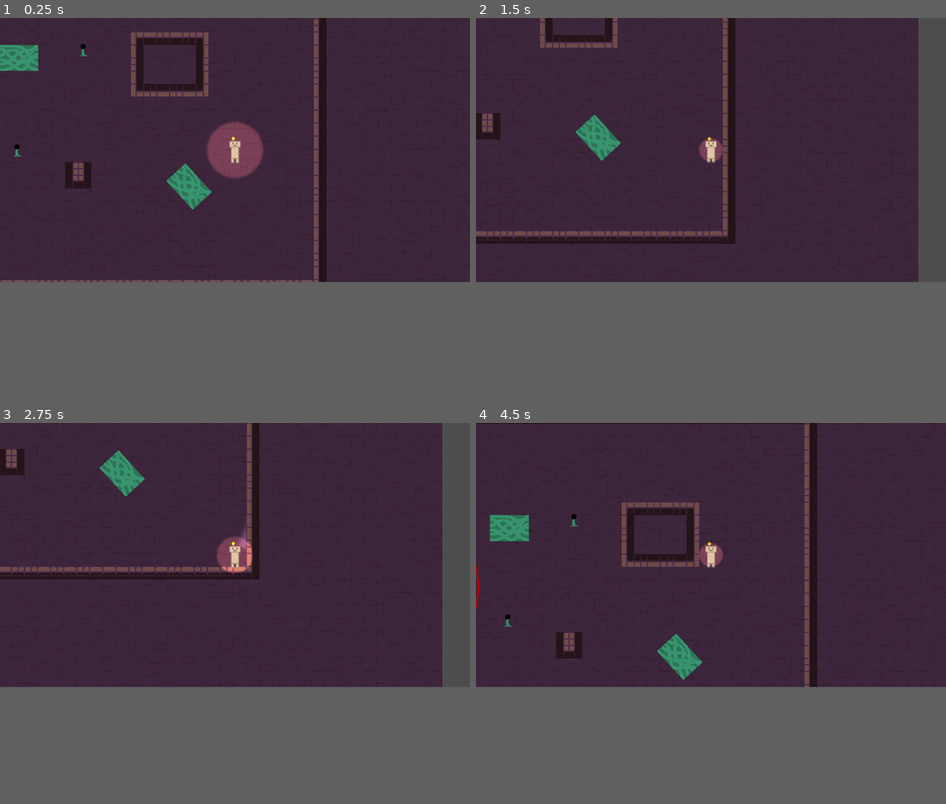
Above: before the commit, frames 1-4 (two rows, left to right).
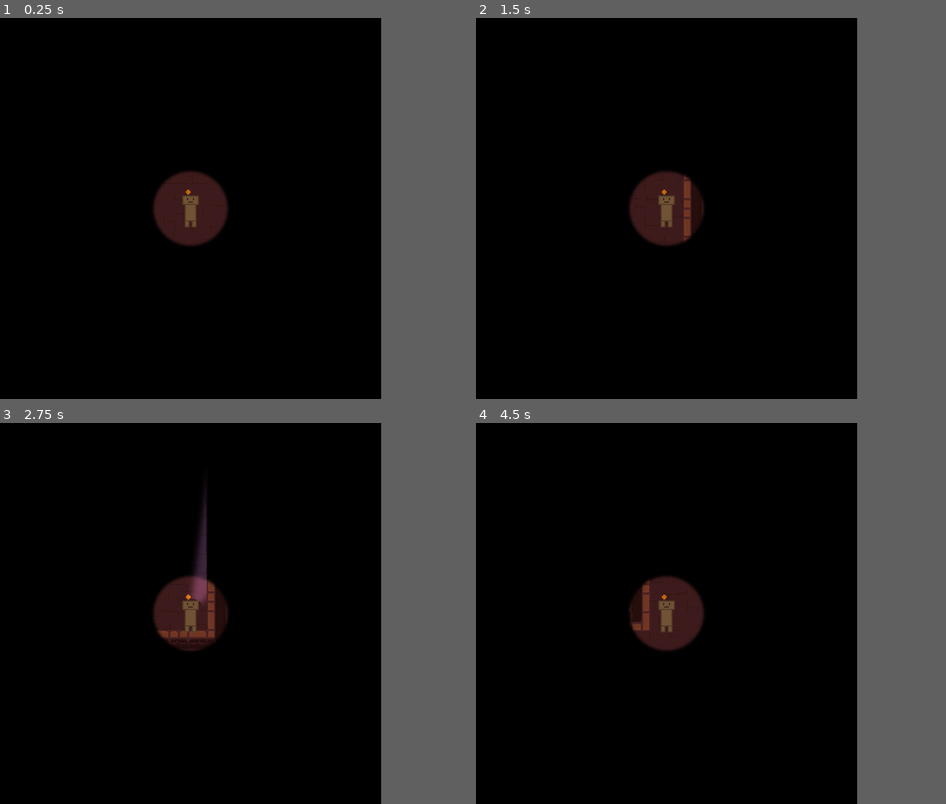
Above: after the commit, the same moments.

Repository: CookieCherith0969/GDM-Assignment-4
Game: Godot game, scene res://Scenes/test_scene.tscn
Two runs of this game, one before a commit and one after it. Both use one fixed random seed, a clock stepped at 60 frames per second and the inputs below.
Inputs (mouse positions are in pixels of both pictures, inside the frame that each line leads up to):
- Up to frame 1 (0.25 s): no input
- Up to frame 2 (1.5 s): move the mouse to (814, 136) at 0.52 s; hold D (Right) 0.53-1.28 s; hold Space (Light) 0.53-1.28 s; tap Enter at 1.25 s; move the mouse to (617, 162) at 1.27 s; hold S (Down) from 1.28 s (still down); tap Space (Light) at 1.35 s
- Up to frame 3 (2.75 s): move the mouse to (282, 495) at 2.02 s; release S (Down) at 2.03 s; hold D (Right) from 2.03 s (still down); hold Space (Light) from 2.03 s (still down)
- Up to frame 4 (4.5 s): move the mouse to (687, 609) at 2.77 s; release D (Right) at 2.78 s; release Space (Light) at 2.78 s; hold W (Up) 2.78-3.53 s; tap Space (Light) at 2.85, 4.35 s; move the mouse to (852, 594) at 3.52 s; hold Space (Light) 3.53-4.28 s; hold A (Left) from 3.53 s (still down); move the mouse to (570, 514) at 4.27 s
In our replay, the window is 799x449 before the commit and 648x648 after it. These sizes can differ from the game's own. Grey fills any space a smaller window leaves; there, only what the larger window draws over its background counts as a difference.

The runs differ from the first frame. In frame 1, 56% of the frame differs, in the area x 0-82%, y 0-70%; in frame 2, 60%, in the area x 0-100%, y 0-70%; in frame 3, 60%; in frame 4, 56%.

Commit message:
Blockable Areas

Diff:
--- /dev/null
+++ b/Scenes/BlockableArea.gd
@@ -0,0 +1,125 @@
+@tool
+extends Node2D
+
+signal target_entered(target)
+signal target_exited(target)
+
+@export_range(0,360)
+var angle : float = 360 : set = set_angle
+@export_range(2,200)
+var num_rays : int = 5 : set = set_rays
+@export_range(0.05, 500)
+var ray_range : float = 20 : set = set_range
+@export
+var active = true : set = set_active
+@export
+var hit_from_inside = false : set = set_inside
+@export
+var ray_mask : int = 1 : set = set_mask
+
+var rays : Array
+var targets : Array
+var prev_targets : Array
+
+var active_targets : Array
+
+func get_targets():
+	return active_targets
+
+# Called when the node enters the scene tree for the first time.
+func _ready():
+	active = active
+	angle = angle
+	num_rays = num_rays
+	ray_range = ray_range
+	hit_from_inside = hit_from_inside
+	ray_mask = ray_mask
+
+# Called every frame. 'delta' is the elapsed time since the previous frame.
+func _physics_process(delta):
+	if Engine.is_editor_hint():
+		return
+
+	if rays.size() == 0:
+		return
+	if not active:
+		return
+	prev_targets = targets.duplicate()
+	targets.clear()
+
+	for ray in rays:
+		ray.clear_exceptions()
+		ray.force_raycast_update()
+		while ray.is_colliding():
+			var target = ray.get_collider()
+			if is_instance_of(target, TileMap):
+				break
+			if (not target in targets) and (target.has_method(&"on_lit")):
+				targets.append(target)
+				if not target in prev_targets:
+					active_targets.append(target)
+					target_entered.emit(target)
+			if target.get_collision_layer_value(1):
+				break
+			else:
+				ray.add_exception(target)
+			ray.force_raycast_update()
+
+	for target in prev_targets:
+		if not target in targets:
+			active_targets.erase(target)
+			target_exited.emit(target)
+
+func set_angle(val : float):
+	angle = val
+
+	var i : float = 0
+	for ray in rays:
+		ray.rotation_degrees = (i/(num_rays-1) * angle)-(angle/2)
+		i += 1
+
+
+func set_rays(val : int):
+	num_rays = val
+
+	rays.clear()
+	for child in get_children():
+		child.queue_free()
+
+	for i in range(num_rays):
+		var new_ray := RayCast2D.new()
+		new_ray.enabled = false
+		new_ray.set_collision_mask_value(4, true)
+		new_ray.target_position.y = -ray_range
+		new_ray.rotation_degrees = ((float(i)/(num_rays-1)) * angle)-(angle/2)
+		new_ray.hit_from_inside = hit_from_inside
+		rays.append(new_ray)
+		add_child(new_ray)
+
+func set_range(val : float):
+	ray_range = val
+
+	for ray in rays:
+		ray.target_position.y = -ray_range
+
+func set_active(val : bool):
+	active = val
+
+	if not active:
+		for target in active_targets:
+			target_exited.emit(target)
+		active_targets.clear()
+		targets.clear()
+		prev_targets.clear()
+
+func set_inside(val : bool):
+	hit_from_inside = val
+
+	for ray in rays:
+		ray.hit_from_inside = hit_from_inside
+
+func set_mask(val : int):
+	ray_mask = val
+
+	for ray in rays:
+		ray.collision_mask = ray_mask
--- /dev/null
+++ b/Scenes/blockable_area.tscn
@@ -0,0 +1,7 @@
+[gd_scene load_steps=2 format=3 uid="uid://dnfv8l2scy5xo"]
+
+[ext_resource type="Script" path="res://Scenes/BlockableArea.gd" id="1_bjmq3"]
+
+[node name="BlockableArea" type="Node2D"]
+script = ExtResource("1_bjmq3")
+ray_range = null
--- a/Scenes/lampPlant.tscn
+++ b/Scenes/lampPlant.tscn
@@ -71,7 +71,7 @@
 
 [node name="GlowArea" parent="." instance=ExtResource("4_xqyf7")]
 num_rays = 101
-light_range = 180.0
+ray_range = 180.0
 active = false
 
 [connection signal="body_entered" from="DetectionArea" to="." method="_on_detection_area_body_entered"]
--- a/Scenes/light_area.tscn
+++ b/Scenes/light_area.tscn
@@ -1,8 +1,15 @@
-[gd_scene load_steps=2 format=3 uid="uid://dlh1negh16d0d"]
+[gd_scene load_steps=3 format=3 uid="uid://c6gqgh11is37s"]
 
 [ext_resource type="Script" path="res://Scripts/LightArea.gd" id="1_l1l7l"]
+[ext_resource type="PackedScene" uid="uid://dnfv8l2scy5xo" path="res://Scenes/blockable_area.tscn" id="2_e4h8p"]
 
 [node name="LightArea" type="Node2D"]
 script = ExtResource("1_l1l7l")
+ray_range = null
 
-[node name="RayCast2D" type="RayCast2D" parent="."]
+[node name="BlockableArea" parent="." instance=ExtResource("2_e4h8p")]
+ray_range = null
+ray_mask = 8
+
+[connection signal="target_entered" from="BlockableArea" to="." method="_on_blockable_area_target_entered"]
+[connection signal="target_exited" from="BlockableArea" to="." method="_on_blockable_area_target_exited"]
--- a/Scenes/player.tscn
+++ b/Scenes/player.tscn
@@ -27,11 +27,11 @@
 color = Color(1, 0.721569, 0.470588, 1)
 shadow_item_cull_mask = 0
 texture = ExtResource("3_i58oj")
-texture_scale = 0.8
+texture_scale = 0.7
 
 [node name="GlowArea" parent="." instance=ExtResource("4_bf3oi")]
 num_rays = 25
-light_range = 14.0
+ray_range = 14.0
 hit_from_inside = true
 
 [node name="Rotator" type="Node2D" parent="."]
@@ -51,13 +51,13 @@
 scale = Vector2(1.8, 1.8)
 angle = 33.48
 num_rays = 15
-light_range = 75.0
+ray_range = 75.0
 active = false
 
 [node name="EdgeArea" parent="Rotator" instance=ExtResource("4_bf3oi")]
 rotation = 1.5708
 angle = 200.0
 num_rays = 25
-light_range = 16.0
+ray_range = 16.0
 active = false
 hit_from_inside = true
--- a/Scenes/test_scene.tscn
+++ b/Scenes/test_scene.tscn
@@ -263,8 +263,7 @@
 metadata/_edit_lock_ = true
 
 [node name="Player" parent="." instance=ExtResource("2_wd4tq")]
-position = Vector2(816, 321)
-collision_mask = 5
+position = Vector2(814, 316)
 
 [node name="Enemy" parent="." instance=ExtResource("3_hggjy")]
 position = Vector2(414, 280)
@@ -285,5 +284,4 @@
 position = Vector2(531, 196)
 
 [node name="CanvasModulate" type="CanvasModulate" parent="."]
-visible = false
 color = Color(0, 0, 0, 1)
--- a/Scripts/LightArea.gd
+++ b/Scripts/LightArea.gd
@@ -6,97 +6,68 @@
 @export_range(2,200)
 var num_rays : int = 5 : set = set_rays
 @export_range(0.05, 500)
-var light_range : float = 20 : set = set_range
+var ray_range : float = 20 : set = set_range
 @export
 var active = true : set = set_active
 @export
 var hit_from_inside = false : set = set_inside
 
-var rays : Array
-var targets : Array
-var prev_targets : Array
+@onready
+var blockable_area = $BlockableArea
 
 # Called when the node enters the scene tree for the first time.
 func _ready():
 	active = active
 	angle = angle
 	num_rays = num_rays
-	light_range = light_range
+	ray_range = ray_range
+	hit_from_inside = hit_from_inside
 
-
-
-# Called every frame. 'delta' is the elapsed time since the previous frame.
-func _physics_process(delta):
-	if rays.size() == 0:
-		return
-	if not active:
-		return
-	prev_targets = targets.duplicate()
-	targets.clear()
-
-	for ray in rays:
-		ray.clear_exceptions()
-		ray.force_raycast_update()
-		while ray.is_colliding():
-			var target = ray.get_collider()
-			if is_instance_of(target, TileMap):
-				break
-			if (not target in targets) and (target.has_method(&"on_lit")):
-				targets.append(target)
-				if not target in prev_targets:
-					target.on_lit()
-			if target.get_collision_layer_value(1):
-				break
-			else:
-				ray.add_exception(target)
-			ray.force_raycast_update()
-
-	for target in prev_targets:
-		if not target in targets:
-			target.on_unlit()
+	blockable_area.ray_mask = 8
 
 func set_angle(val : float):
 	angle = val
 
-	var i : float = 0
-	for ray in rays:
-		ray.rotation_degrees = (i/(num_rays-1) * angle)-(angle/2)
-		i += 1
+	if not is_instance_valid(blockable_area):
+		return
+
+	blockable_area.angle = val
 
 
 func set_rays(val : int):
 	num_rays = val
 
-	rays.clear()
-	for child in get_children():
-		child.queue_free()
+	if not is_instance_valid(blockable_area):
+		return
 
-	for i in range(num_rays):
-		var new_ray := RayCast2D.new()
-		new_ray.enabled = false
-		new_ray.set_collision_mask_value(4, true)
-		new_ray.target_position.y = -light_range
-		new_ray.rotation_degrees = ((float(i)/(num_rays-1)) * angle)-(angle/2)
-		new_ray.hit_from_inside = hit_from_inside
-		rays.append(new_ray)
-		add_child(new_ray)
+	blockable_area.num_rays = val
 
 func set_range(val : float):
-	light_range = val
+	ray_range = val
 
-	for ray in rays:
-		ray.target_position.y = -light_range
+	if not is_instance_valid(blockable_area):
+		return
+
+	blockable_area.ray_range = val
 
 func set_active(val : bool):
 	active = val
 
-	if not active:
-		for target in targets:
-			target.on_unlit()
-		targets.clear()
+	if not is_instance_valid(blockable_area):
+		return
+
+	blockable_area.active = val
 
 func set_inside(val : bool):
 	hit_from_inside = val
 
-	for ray in rays:
-		ray.hit_from_inside = hit_from_inside
+	if not is_instance_valid(blockable_area):
+		return
+
+	blockable_area.hit_from_inside = val
+
+func _on_blockable_area_target_entered(target):
+	target.on_lit()
+
+func _on_blockable_area_target_exited(target):
+	target.on_unlit()
--- a/Scripts/Player.gd
+++ b/Scripts/Player.gd
@@ -16,17 +16,11 @@
 
 @onready
 var glowlight = $GlowLight
-@onready
-var glow_max_radius = glowlight.texture_scale/2
-var glow_timer = 0
-const glow_speed = 1.8
-var glow_min_radius = 0.32
-var period = 2*PI/glow_speed
 
 @onready
 var rotator = $Rotator
 
-var num_lights = -1 : set = set_lights
+var num_lights = 0 : set = set_lights
 var lit = false
 
 
@@ -39,10 +33,6 @@
 
 
 func _physics_process(delta):
-	glow_timer += delta
-	glow_timer = fmod(glow_timer, period)
-	glowlight.texture_scale = max(cos(glow_timer*glow_speed)*glow_max_radius+glow_max_radius, glow_min_radius)
-
 	# Get the input direction and handle the movement/deceleration.
 	# As good practice, you should replace UI actions with custom gameplay actions.
 	var horizontal = Input.get_axis("Left", "Right")
@@ -62,11 +52,9 @@
 	move_and_slide()
 
 func on_lit():
-	print_debug("player lit")
 	num_lights += 1
 
 func on_unlit():
-	print_debug("player unlit")
 	num_lights -= 1
 
 func set_lights(val : int):
@@ -75,17 +63,18 @@
 		lit = false
 	else:
 		lit = true
+	print_debug(num_lights)
 
 func set_light_on(val : bool):
 	if light_on != val:
 		light_on = val
 		if light_on:
-			#on_lit()
+			on_lit()
 			flasharea.active = true
 			edgearea.active = true
 			flashlight.enabled = true
 		else:
-			#on_unlit()
+			on_unlit()
 			flasharea.active = false
 			edgearea.active = false
 			flashlight.enabled = false
--- a/project.godot
+++ b/project.godot
@@ -14,6 +14,11 @@
 run/main_scene="res://Scenes/test_scene.tscn"
 config/features=PackedStringArray("4.2", "GL Compatibility")
 config/icon="res://icon.svg"
+
+[display]
+
+window/size/viewport_width=648
+window/stretch/mode="viewport"
 
 [importer_defaults]
 
Not shown, added: Art/lab tileset.png.import
Not shown: 1 places in Scenes/lampPlant.tscn that only renumber resources
Not shown: 1 places in Scenes/player.tscn that only renumber resources
Not shown: 1 places in Scenes/test_scene.tscn that only renumber resources
